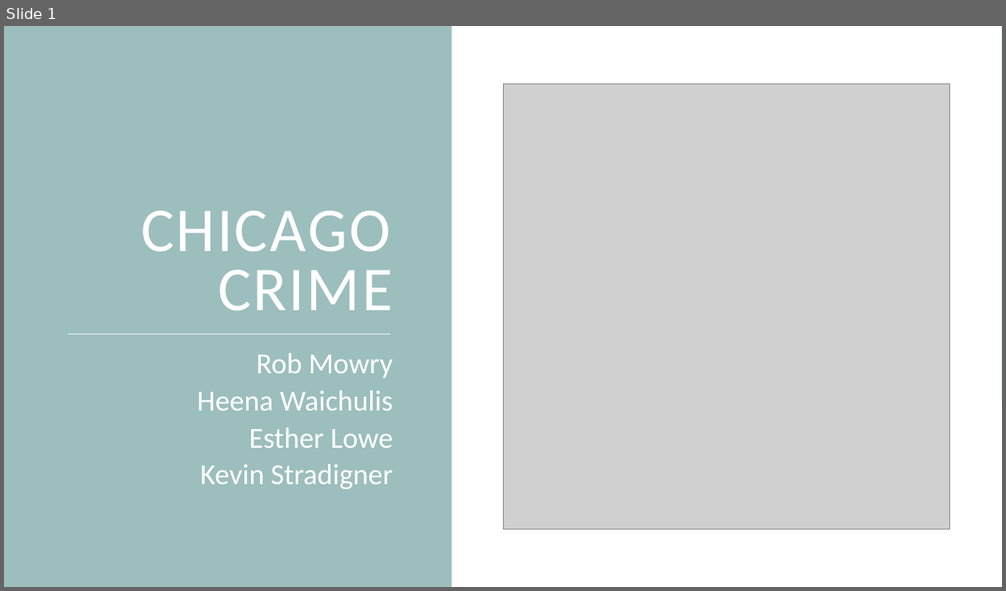
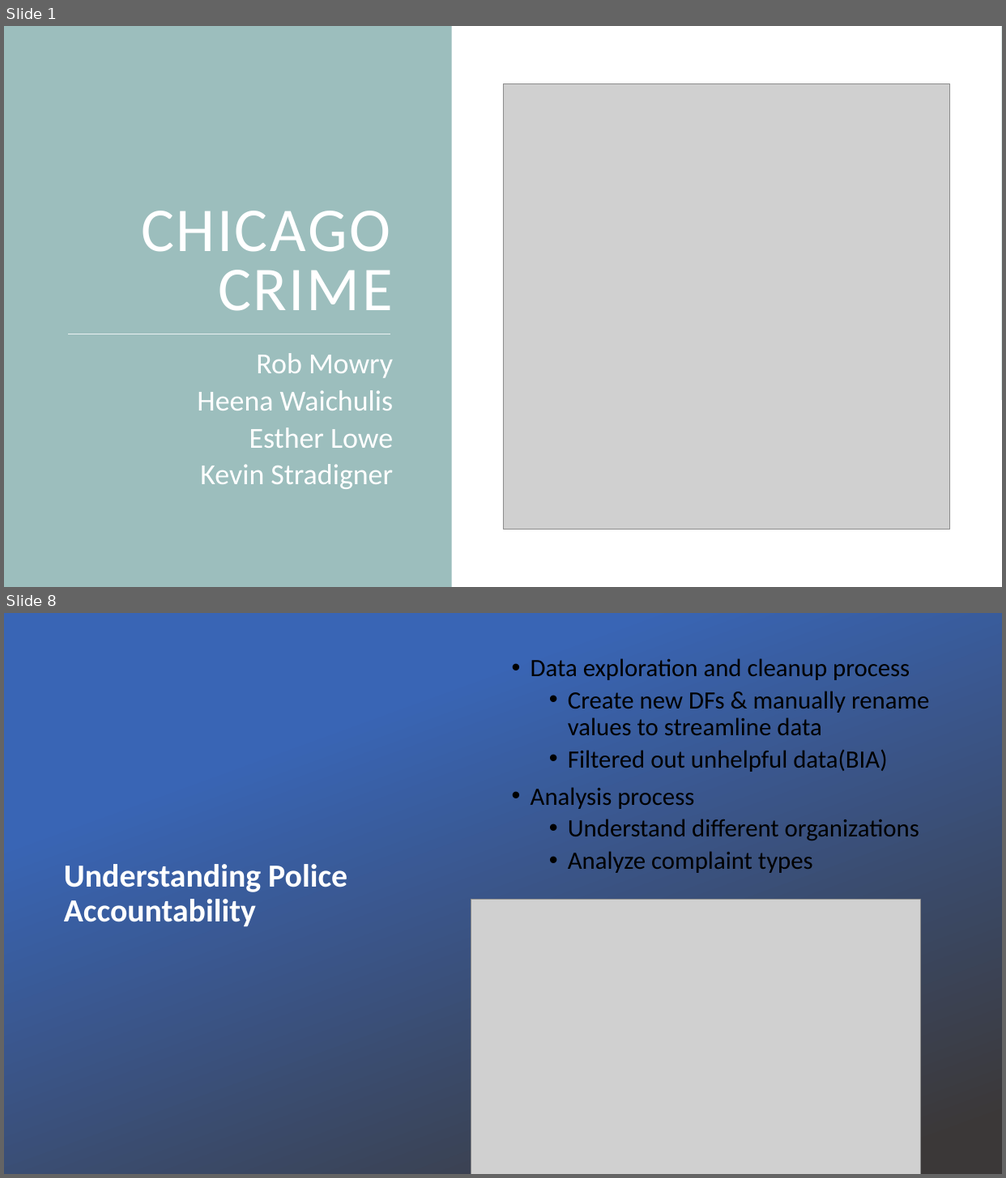
Before and after one commit to ELLowe/20190622_Group_1, a slide deck: MSWL_Chicago_Crime.pptx. Shown one above the other, each under a label of ours: slide 1 before the commit, slides 1 and 8 after it; the slides between them are not shown. The pictures are 1006x591 and 1006x1178 pixels, drawn with LibreOffice and Linux fonts; fonts in the diff are those of the drawing; grey boxes stand for pictures; background and template pictures are left out. Boxes give left, top, right and bottom in pixels: in the first picture for what was removed or moved away, otherwise in the second. Text is boxed around its words. In the diff, an @@ line names an element or a change of style, - is before the commit and + after.

```diff
--- a/MSWL_Chicago_Crime.pptx
+++ b/MSWL_Chicago_Crime.pptx
@@ slide 8 added at (4,613,1002,1174), background picture (left out) @@
@@ rectangle added at (4,613,1002,1174), fill gradient #3965B5 to #3B3838 @@
@@ text added at (530,658,929,873), 24 pt, text #000000 @@
+• Data exploration and cleanup process
+  • Create new DFs & manually rename values to streamline data
+  • Filtered out unhelpful data(BIA)
+• Analysis process
+  • Understand different organizations
+  • Analyze complaint types
@@ title added at (64,864,347,927), 31 pt, text #FFFFFF, bold @@
+Understanding Police Accountability
@@ picture added at (471,900,920,1174) @@
```
Also in this commit, not shown: 28 other slides added, 5 slides removed, 7 other files.
